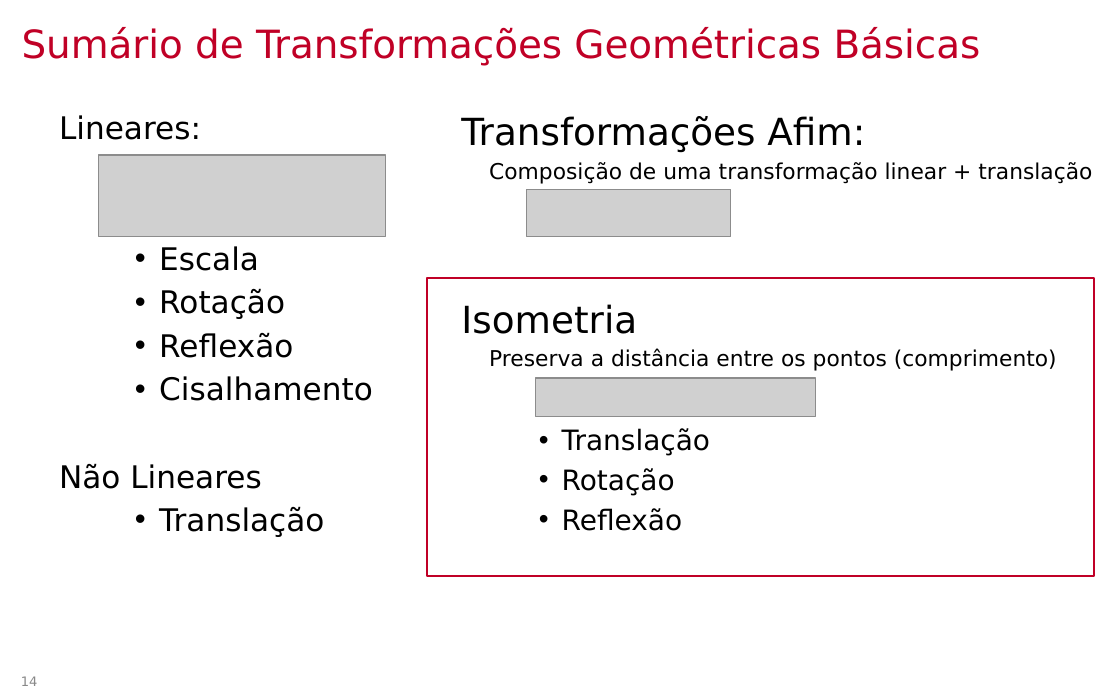
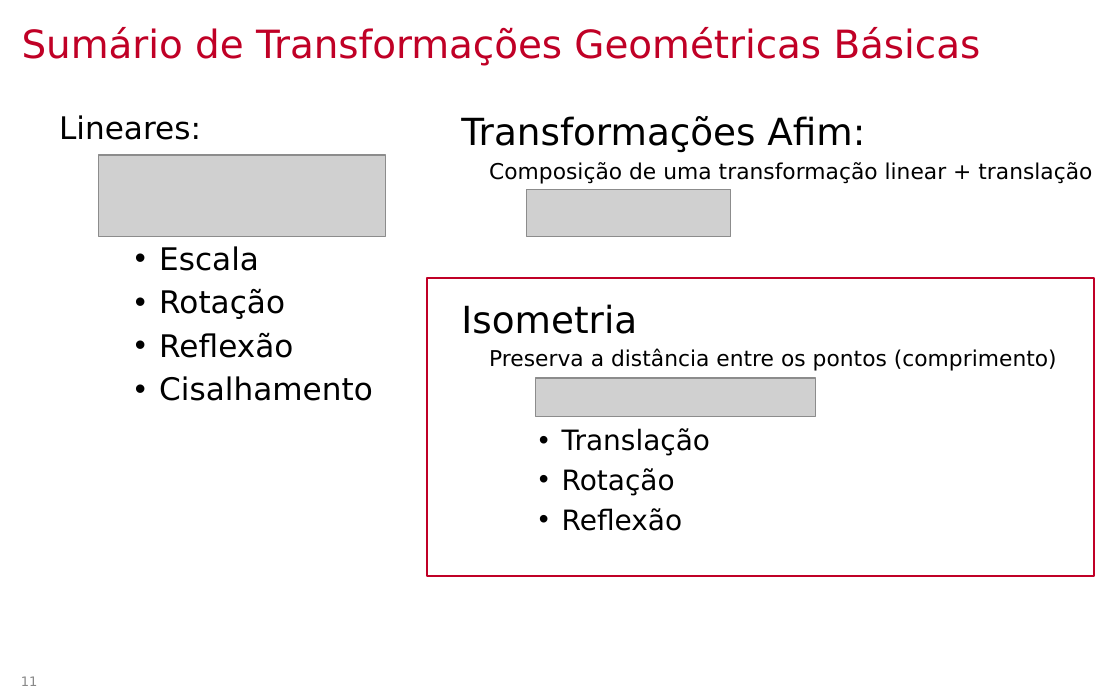
Before and after one commit to lpsoares/ComputacaoGrafica, a slide deck: slide 11 of docs/aulas/04-coordenadas_homogeneas_e_quaternios/aula4_coordenadas_homogeneas_e_quaternios.pptx (slide 14 before the commit). Drawn at 1120x700 pixels with LibreOffice and Linux fonts; fonts in the diff are those of the drawing; grey boxes stand for pictures; background and template pictures are left out. Boxes give left, top, right and bottom in pixels: in the first picture for what was removed or moved away, otherwise in the second. Text is boxed around its words. In the diff, an @@ line names an element or a change of style, - is before the commit and + after.

```diff
--- a/docs/aulas/04-coordenadas_homogeneas_e_quaternios/aula4_coordenadas_homogeneas_e_quaternios.pptx
+++ b/docs/aulas/04-coordenadas_homogeneas_e_quaternios/aula4_coordenadas_homogeneas_e_quaternios.pptx
@@ text at [59, 463, 324, 537]: paragraphs removed @@
-Não Lineares
-  • Translação
@@ page number at [21, 676, 38, 686]: text changed @@
-14
+11
```
Also in this commit, not shown: 12 other slides changed, 10 slides removed, 2 other files.
